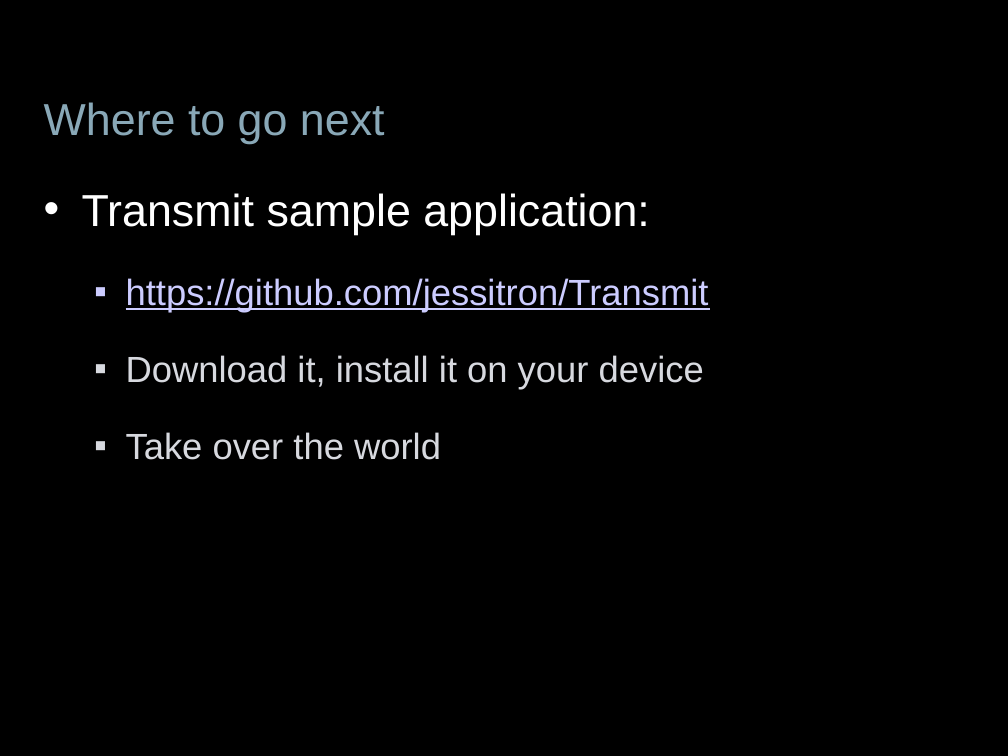
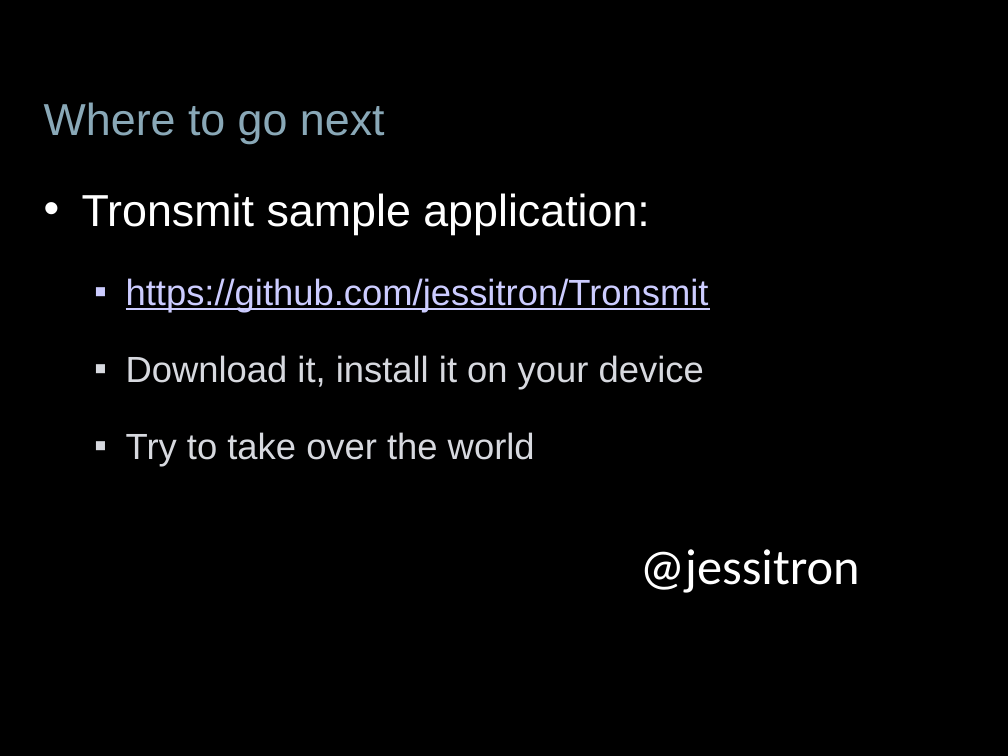
Before and after one commit to jessitron/Tronsmit, a slide deck: slide 39 of presentations/DevTeach-Intents.pptx (slide 27 before the commit). Drawn at 1008x756 pixels with LibreOffice and Linux fonts; fonts in the diff are those of the drawing; background and template pictures are left out. Boxes give left, top, right and bottom in pixels: in the first picture for what was removed or moved away, otherwise in the second. Text is boxed around its words. In the diff, an @@ line names an element or a change of style, - is before the commit and + after.

```diff
--- a/presentations/DevTeach-Intents.pptx
+++ b/presentations/DevTeach-Intents.pptx
@@ text at [82, 193, 709, 312]: text changed @@
-• Transmit sample application:
-  ▪ https://github.com/jessitron/Transmit
+• Tronsmit sample application:
+  ▪ https://github.com/jessitron/Tronsmit
@@ text at [126, 432, 535, 467]: text changed @@
-  ▪ Take over the world
+  ▪ Try to take over the world
@@ text added at [640, 549, 860, 593], 36 pt, text #FFFFFF @@
+@jessitron
```
Also in this commit, not shown: 12 other slides changed, 13 slides added, 1 slide removed, 3 other files.
